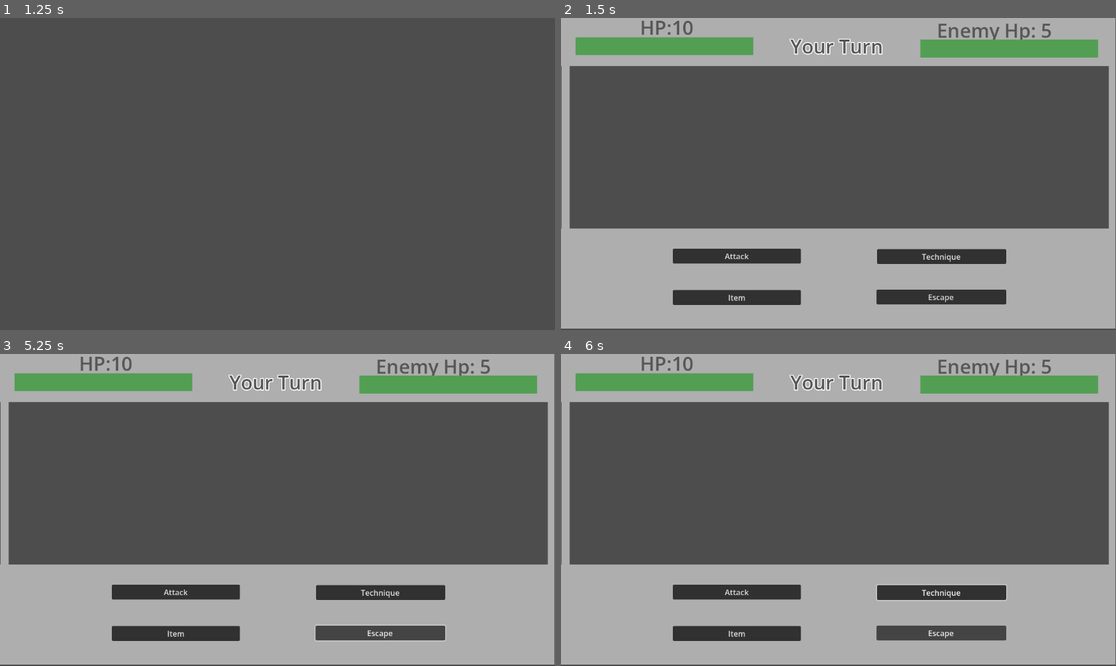
Above: before the commit, frames 1-4 (two rows, left to right).
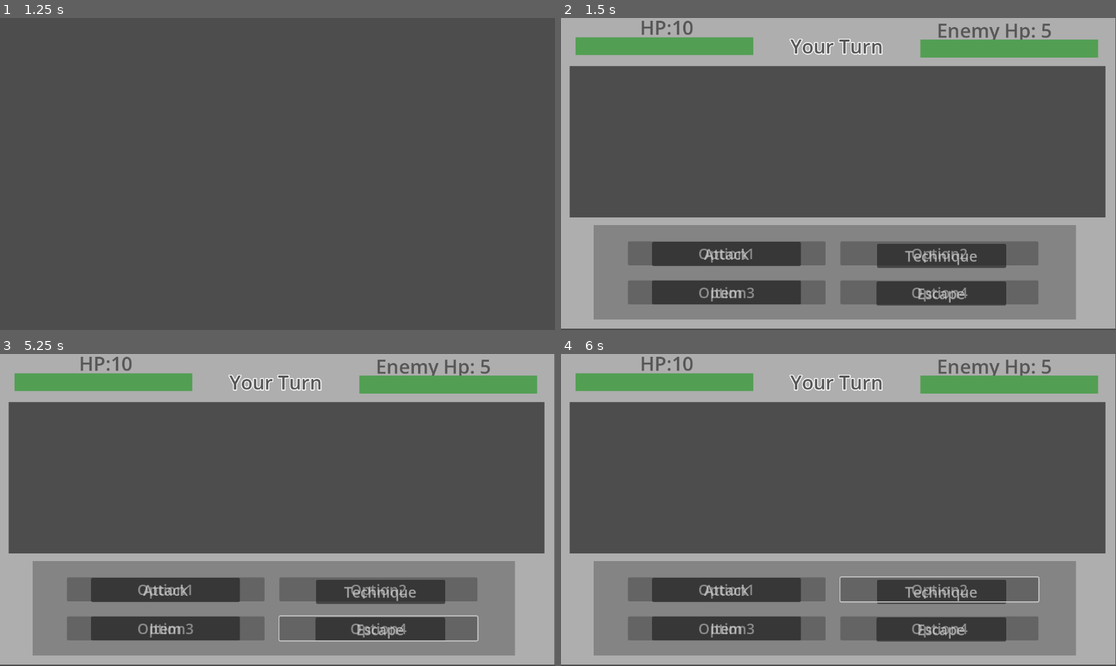
Above: after the commit, the same moments.

Repository: harrilo-boop/Final-design
Game: Godot game, scene res://scenes/overworld.tscn
The game is run twice, just before and just after one commit, with the same random seed, the same clock (stepped at 60 frames per second) and the same inputs.
Inputs:
- Up to frame 1 (1.25 s): tap Enter at 0.5 s; hold D (ui_right) from 0.53 s (still down)
- Up to frame 2 (1.5 s): tap Space at 1.25 s; release D (ui_right) at 1.28 s; hold S (ui_down) from 1.28 s (still down)
- Up to frame 3 (5.25 s): release S (ui_down) at 2 s; click "Attack" at 2 s; click "Technique" at 2.75 s; click "Item" at 3.5 s; click "Escape" at 4.25 s; hold D (ui_right) from 5.03 s (still down)
- Up to frame 4 (6 s): release D (ui_right) at 5.78 s; hold W (ui_up) from 5.78 s (still down)

Frame 1 is identical in both runs. In frame 2, 26% of the frame differs, in the area x 0-99%, y 15-97%; in frame 3, 25%; in frame 4, 26%.
Error before the commit: Invalid access to property or key 'weapon_atk' on a base object of type 'Nil'. (res://script/battle.gd:49)

Commit message:
Progressing of tech buttons in battle

Diff:
--- a/final-project/resources/Weapon/Weapon_base1.tres
+++ b/final-project/resources/Weapon/Weapon_base1.tres
@@ -1,8 +1,9 @@
-[gd_resource type="Resource" script_class="weapon_resource" format=3 uid="uid://cvj00fqs7c36v"]
+[gd_resource type="Resource" script_class="weapon_resource" format=3 uid="uid://dm808x2x4hx8s"]
 
-[ext_resource type="Script" uid="uid://3carq7cxrsxi" path="res://script/weapon_resource.gd" id="1_3ao3r"]
+[ext_resource type="Script" uid="uid://3carq7cxrsxi" path="res://script/weapon_resource.gd" id="1_kjib2"]
 
 [resource]
-script = ExtResource("1_3ao3r")
-weapon_name = "Starter Sword"
+script = ExtResource("1_kjib2")
+weapon_name = "Starter sword"
+weapon_atk = 2
 metadata/_custom_type_script = "uid://3carq7cxrsxi"
--- a/final-project/scenes/In_battle.tscn
+++ b/final-project/scenes/In_battle.tscn
@@ -17,7 +17,7 @@
 [sub_resource type="StyleBoxFlat" id="StyleBoxFlat_vqpje"]
 bg_color = Color(0.3215886, 0.6243723, 0.32544625, 1)
 
-[node name="Node2D" type="Node2D" unique_id=1501097680 node_paths=PackedStringArray("turn_label", "hp_ui", "enemy_ui", "change_turn", "player_bar", "enemy_bar", "attack_button", "technique_button")]
+[node name="Node2D" type="Node2D" unique_id=1501097680 node_paths=PackedStringArray("turn_label", "hp_ui", "enemy_ui", "change_turn", "player_bar", "enemy_bar", "attack_button", "technique_button", "option_1", "option_2", "option_3", "option_4")]
 script = ExtResource("1_acoj8")
 turn_label = NodePath("Stats_UI/Turn_label")
 hp_ui = NodePath("Stats_UI/Playerhp_label")
@@ -25,20 +25,23 @@
 change_turn = NodePath("Change_turn")
 player_bar = NodePath("Stats_UI/Playerhp")
 enemy_bar = NodePath("Stats_UI/Enemyhp")
-attack_button = NodePath("Control/ATK_button/VBoxContainer/Attack")
-technique_button = NodePath("Control/TECH_button/VBoxContainer/TECH_button")
+attack_button = NodePath("Options_button/Attack_button/Attack")
+technique_button = NodePath("Options_button/Tech_button/Tech")
+option_1 = NodePath("Tech_options/Option1_button/Option1")
+option_2 = NodePath("Tech_options/Option2_button/Option2")
+option_3 = NodePath("Tech_options/Option3_button/Option3")
+option_4 = NodePath("Tech_options/Option4_button/Option4")
 
 [node name="Demo1" type="ColorRect" parent="." unique_id=1242858733]
-offset_top = 437.0
+offset_top = 414.0
 offset_right = 1151.0
 offset_bottom = 645.0
 color = Color(1, 1, 1, 0.54509807)
 
 [node name="Demo2" type="ColorRect" parent="." unique_id=1986585398]
-offset_left = 1.0
 offset_top = 100.0
 offset_right = 18.0
-offset_bottom = 437.0
+offset_bottom = 414.0
 color = Color(1, 1, 1, 0.54509807)
 
 [node name="Demo3" type="ColorRect" parent="." unique_id=76555446]
@@ -48,11 +51,18 @@
 color = Color(1, 1, 1, 0.54509807)
 
 [node name="Demo4" type="ColorRect" parent="." unique_id=1031463089]
-offset_left = 1137.0
+offset_left = 1130.0
 offset_top = 100.0
 offset_right = 1151.0
-offset_bottom = 437.0
-color = Color(1, 1, 1, 0.54509807)
+offset_bottom = 414.0
+color = Color(1, 1, 1, 0.54509807)
+
+[node name="Demo5" type="ColorRect" parent="." unique_id=1570822014]
+offset_left = 68.0
+offset_top = 430.0
+offset_right = 1069.0
+offset_bottom = 626.0
+color = Color(0.3779188, 0.37791887, 0.37791884, 0.54509807)
 
 [node name="Change_turn" type="Timer" parent="." unique_id=1282682776]
 one_shot = true
@@ -105,7 +115,7 @@
 step = 1.0
 show_percentage = false
 
-[node name="Control" type="Control" parent="." unique_id=478916685]
+[node name="Options_button" type="Control" parent="." unique_id=478916685]
 layout_mode = 3
 anchors_preset = 0
 offset_left = 1.0
@@ -113,64 +123,117 @@
 offset_right = 1153.0
 offset_bottom = 645.0
 
-[node name="ATK_button" type="PanelContainer" parent="Control" unique_id=1329014679]
-layout_mode = 0
-offset_left = 231.0
-offset_top = 482.0
+[node name="Attack_button" type="VBoxContainer" parent="Options_button" unique_id=1634632411]
+layout_mode = 0
+offset_left = 188.0
+offset_top = 468.0
 offset_right = 497.0
 offset_bottom = 513.0
 
-[node name="VBoxContainer" type="VBoxContainer" parent="Control/ATK_button" unique_id=1634632411]
-layout_mode = 2
-
-[node name="Attack" type="Button" parent="Control/ATK_button/VBoxContainer" unique_id=993049186]
+[node name="Attack" type="Button" parent="Options_button/Attack_button" unique_id=993049186]
 light_mask = 2
 layout_mode = 2
+theme_override_font_sizes/font_size = 30
 text = "Attack"
 
-[node name="TECH_button" type="PanelContainer" parent="Control" unique_id=590545330]
+[node name="Tech_button" type="VBoxContainer" parent="Options_button" unique_id=1166125510]
 layout_mode = 0
 offset_left = 655.0
-offset_top = 483.0
+offset_top = 472.0
 offset_right = 923.0
-offset_bottom = 514.0
-
-[node name="VBoxContainer" type="VBoxContainer" parent="Control/TECH_button" unique_id=1166125510]
-layout_mode = 2
-
-[node name="TECH_button" type="Button" parent="Control/TECH_button/VBoxContainer" unique_id=1098732909]
-layout_mode = 2
+offset_bottom = 522.0
+
+[node name="Tech" type="Button" parent="Options_button/Tech_button" unique_id=1098732909]
+layout_mode = 2
+theme_override_font_sizes/font_size = 30
 text = "Technique
 "
 
-[node name="ITEM_button" type="PanelContainer" parent="Control" unique_id=1307223108]
-layout_mode = 0
-offset_left = 231.0
-offset_top = 568.0
+[node name="Item_button" type="VBoxContainer" parent="Options_button" unique_id=452750976]
+layout_mode = 0
+offset_left = 188.0
+offset_top = 548.0
 offset_right = 497.0
-offset_bottom = 598.0
-
-[node name="VBoxContainer" type="VBoxContainer" parent="Control/ITEM_button" unique_id=452750976]
-layout_mode = 2
-
-[node name="item_button" type="Button" parent="Control/ITEM_button/VBoxContainer" unique_id=1580386765]
-layout_mode = 2
+offset_bottom = 602.0
+
+[node name="Item" type="Button" parent="Options_button/Item_button" unique_id=1580386765]
+layout_mode = 2
+theme_override_font_sizes/font_size = 30
 text = "Item
 "
 
-[node name="ESCAPE_button" type="PanelContainer" parent="Control" unique_id=247364056]
+[node name="Escape_button" type="VBoxContainer" parent="Options_button" unique_id=1507830194]
 layout_mode = 0
 offset_left = 654.0
-offset_top = 567.0
+offset_top = 550.0
 offset_right = 923.0
-offset_bottom = 598.0
-
-[node name="VBoxContainer" type="VBoxContainer" parent="Control/ESCAPE_button" unique_id=1507830194]
-layout_mode = 2
-
-[node name="escape_button" type="Button" parent="Control/ESCAPE_button/VBoxContainer" unique_id=137392479]
-layout_mode = 2
+offset_bottom = 600.0
+
+[node name="Escape" type="Button" parent="Options_button/Escape_button" unique_id=137392479]
+layout_mode = 2
+theme_override_font_sizes/font_size = 30
 text = "Escape"
 
+[node name="Tech_options" type="Control" parent="." unique_id=445906618]
+layout_mode = 3
+anchors_preset = 0
+offset_left = 102.0
+offset_top = 430.0
+offset_right = 1033.0
+offset_bottom = 626.0
+
+[node name="Option1_button" type="VBoxContainer" parent="Tech_options" unique_id=1694246537]
+layout_mode = 0
+offset_left = 37.0
+offset_top = 34.0
+offset_right = 447.0
+offset_bottom = 84.0
+
+[node name="Option1" type="Button" parent="Tech_options/Option1_button" unique_id=746009828]
+layout_mode = 2
+theme_override_font_sizes/font_size = 30
+disabled = true
+text = "Option1"
+
+[node name="Option2_button" type="VBoxContainer" parent="Tech_options" unique_id=1716487616]
+layout_mode = 0
+offset_left = 478.0
+offset_top = 34.0
+offset_right = 889.0
+offset_bottom = 87.0
+
+[node name="Option2" type="Button" parent="Tech_options/Option2_button" unique_id=2138890355]
+layout_mode = 2
+theme_override_font_sizes/font_size = 30
+disabled = true
+text = "Option2"
+
+[node name="Option3_button" type="VBoxContainer" parent="Tech_options" unique_id=120738379]
+layout_mode = 0
+offset_left = 37.0
+offset_top = 115.0
+offset_right = 447.0
+offset_bottom = 165.0
+
+[node name="Option3" type="Button" parent="Tech_options/Option3_button" unique_id=1542140674]
+layout_mode = 2
+theme_override_font_sizes/font_size = 30
+disabled = true
+text = "Option3
+"
+
+[node name="Option4_button" type="VBoxContainer" parent="Tech_options" unique_id=165370390]
+layout_mode = 0
+offset_left = 478.0
+offset_top = 115.0
+offset_right = 889.0
+offset_bottom = 165.0
+
+[node name="Option4" type="Button" parent="Tech_options/Option4_button" unique_id=1251498681]
+layout_mode = 2
+theme_override_font_sizes/font_size = 30
+disabled = true
+text = "Option4"
+
 [connection signal="timeout" from="Change_turn" to="." method="_enemy_turn"]
-[connection signal="pressed" from="Control/ATK_button/VBoxContainer/Attack" to="." method="_attack_choose"]
+[connection signal="pressed" from="Options_button/Attack_button/Attack" to="." method="_attack_choose"]
--- a/final-project/script/battle.gd
+++ b/final-project/script/battle.gd
@@ -4,21 +4,24 @@
 var player_turn:bool = true
 var enemy_turn:bool = false
 var update_stats:bool = false
+#Player variables
 var player_hp:int = 1
 var max_hp:int = 1
 var weapon_atk:int = 2
 var armor_def:int = 1
+var xp_earn:int = 1
+#Enemy variables
 var enemy_hp: int = 5
 var max_enemy_hp:int = 5
 var enemy_atk:int = 2
 var enemy_def:int = 0
-var xp_earn:int = 1
+#Other options button variables
+
+#Damage calculate variables
 var total_damage_atk:int = 0
 var total_enemy_atk:int = 0
 
 
-@export var weapon_stats: Resource
-@export var armor_stats: Resource
 @export var turn_label: Label
 @export var hp_ui: Label
 @export var enemy_ui: Label
@@ -27,16 +30,21 @@
 @export var enemy_bar: ProgressBar
 @export var attack_button: Button
 @export var technique_button: Button
+@export var option_1: Button
+@export var option_2: Button
+@export var option_3: Button
+@export var option_4: Button
 
 # Called when the node enters the scene tree for the first time.
 func _ready() -> void:
 	player_hp = Global.player_hp #connect the autoload data to battle
 	max_hp = Global.max_player_hp
-	Global.enemy_hp = enemy_hp
-	Global.max_enemy_hp = max_enemy_hp
-	Global.enemy_atk = enemy_atk
-	Global.enemy_def = enemy_def
-	Global.xp_earn = xp_earn
+	weapon_atk = Global.weapon_atk
+	enemy_hp = Global.enemy_hp
+	max_enemy_hp = Global.max_enemy_hp
+	enemy_atk = Global.enemy_atk
+	enemy_def = Global.enemy_def
+	xp_earn = Global.xp_earn
 	player_bar.max_value = max_hp
 	player_bar.value = player_hp
 	enemy_bar.max_value = max_enemy_hp
@@ -46,7 +54,7 @@
 func _attack_choose() -> void:
 	if player_turn == true and enemy_turn == false:
 		if enemy_hp >= 1: #wait for more steps!!
-			total_damage_atk = max(0, weapon_stats.weapon_atk - enemy_def)
+			total_damage_atk = max(0, weapon_atk - enemy_def)
 			enemy_hp = max(0, enemy_hp - total_damage_atk)
 			enemy_bar.value = enemy_hp
 			player_turn = false
@@ -58,14 +66,14 @@
 			xp_earn += 10
 			battle_end()
 
-
+#Enemy turn's settings
 func _enemy_turn() -> void:
 	if enemy_turn == true and player_turn == false:
 		_enemy_attack()
 
 func _enemy_attack() -> void:
 	if player_hp >= 1:
-		total_enemy_atk = max(0, enemy_atk - armor_stats.armor_def)
+		total_enemy_atk = max(0, enemy_atk - armor_def)
 		player_hp = max(0, player_hp - total_enemy_atk)
 		player_bar.value = player_hp
 		player_turn = true
--- a/final-project/script/global.gd
+++ b/final-project/script/global.gd
@@ -5,9 +5,11 @@
 var player_hp:int = 10
 var max_player_hp:int = 10
 
-#Player's technique point
+#Player's stats
 var player_tp:int = 20
 var max_tp:int = 20
+var weapon_atk:int = 2
+var armor_def:int = 1
 
 #Player's experience system
 var player_xp:int = 0
--- a/final-project/script/player.gd
+++ b/final-project/script/player.gd
@@ -22,6 +22,7 @@
 	if Global.last_position != Vector2.ZERO:
 		global_position = Global.last_position
 		Global.last_position = Vector2.ZERO
+
 
 
 func _process(delta: float) -> void:
